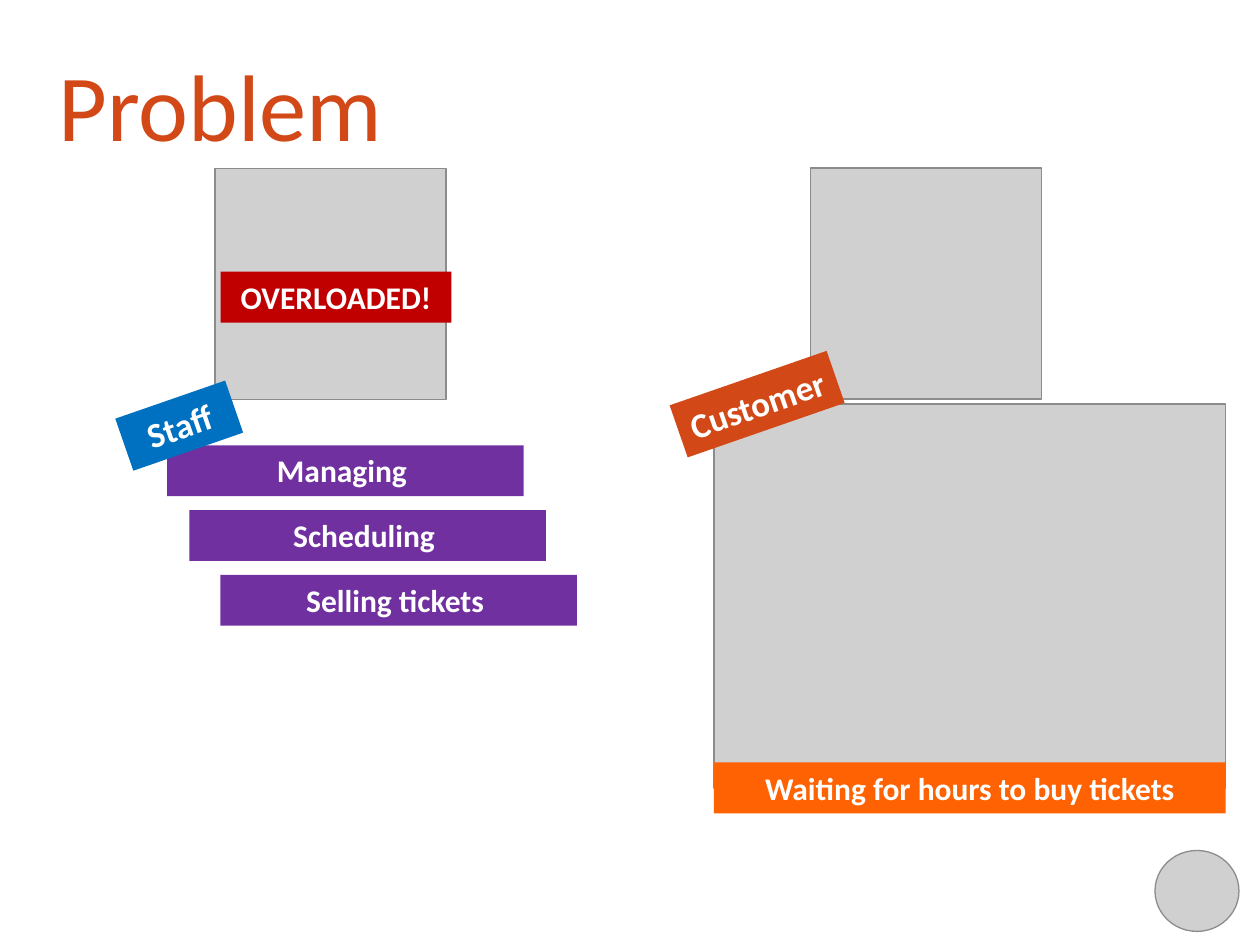
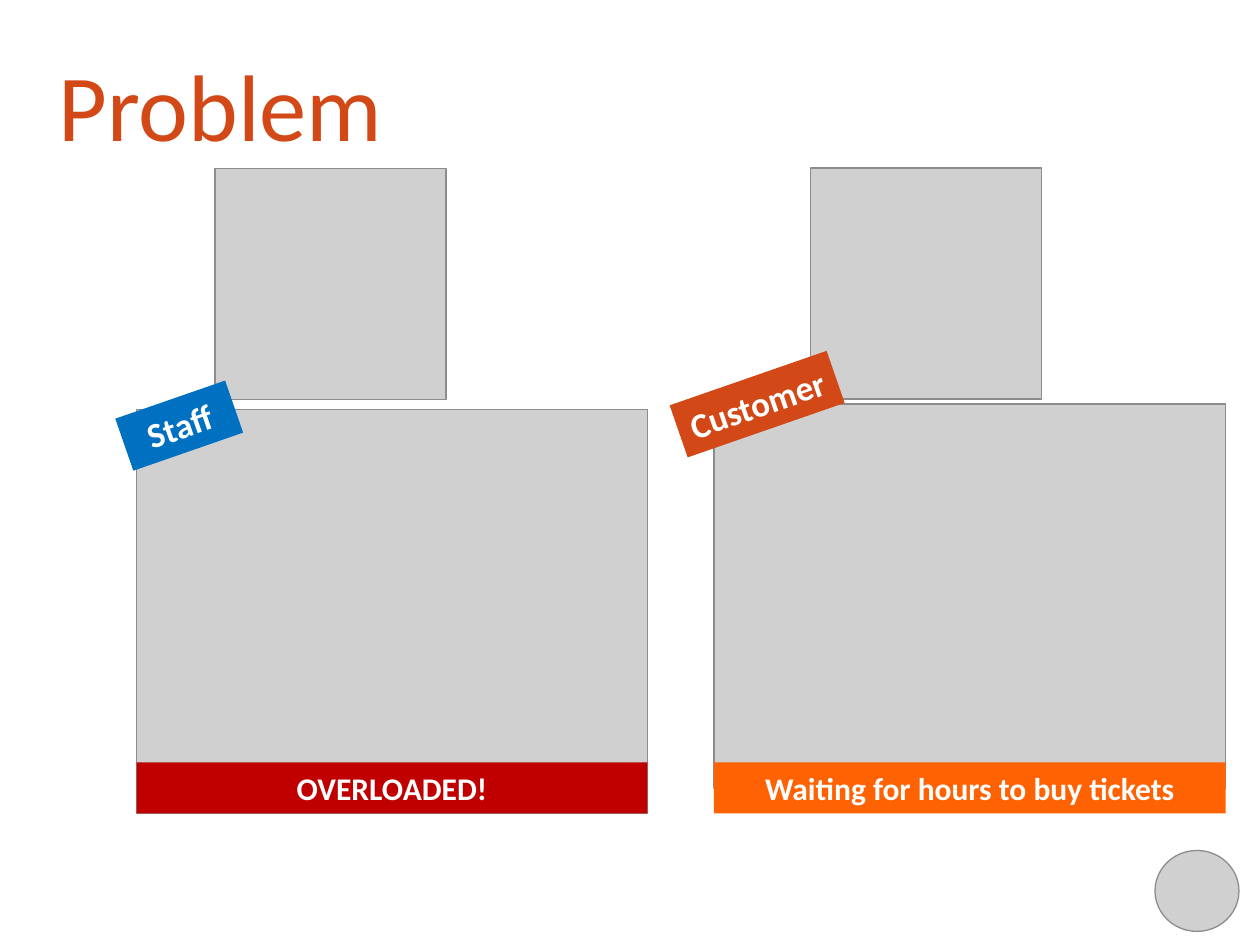
Before and after one commit to khalifandiaye/bus-reservation, a slide deck: slide 4 of WIP/Document/Project Report/Project-Agenda-Team04.pptx. Drawn at 1260x945 pixels with LibreOffice and Linux fonts; fonts in the diff are those of the drawing; grey boxes stand for pictures; background and template pictures are left out. Boxes give left, top, right and bottom in pixels: in the first picture for what was removed or moved away, otherwise in the second. Text is boxed around its words. In the diff, an @@ line names an element or a change of style, - is before the commit and + after.

```diff
--- a/WIP/Document/Project Report/Project-Agenda-Team04.pptx
+++ b/WIP/Document/Project Report/Project-Agenda-Team04.pptx
@@ picture added at box(136, 410, 646, 814) @@
@@ rectangle removed at box(168, 445, 524, 495) @@
-Managing
@@ rectangle removed at box(189, 510, 546, 561) @@
-Scheduling
@@ rectangle removed at box(220, 575, 577, 625) @@
-Selling tickets
@@ rectangle "OVERLOADED!": place and size @@
-rectangle "OVERLOADED!" at box(220, 272, 451, 323)
+rectangle "OVERLOADED!" at box(136, 762, 646, 813)
```
Also in this commit, not shown: 11 other slides changed, 1 slide added, 1 other file.
